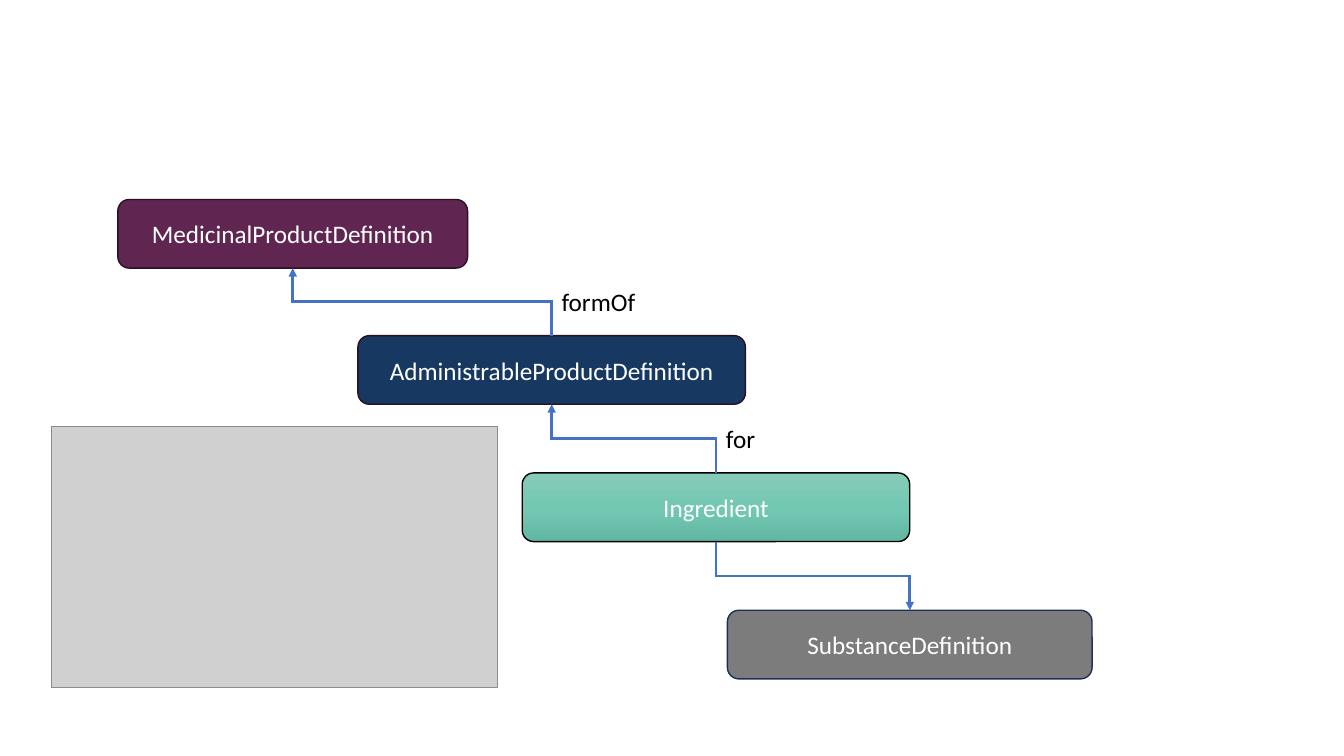
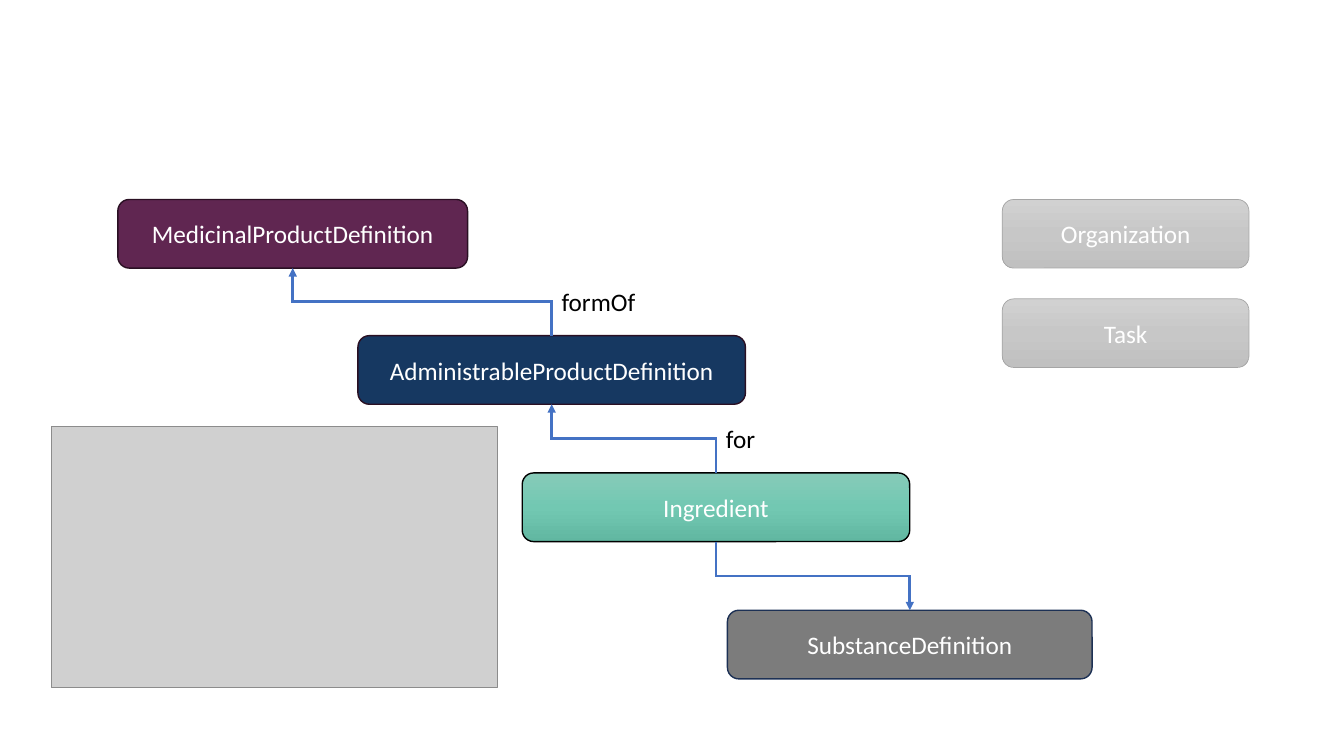
Before and after one commit to Uppsala-Monitoring-Centre/WHO-UMC-IDMP-Service, a slide deck: slide 1 of ImplementationGuideImages.pptx. Drawn at 1344x756 pixels with LibreOffice and Linux fonts; fonts in the diff are those of the drawing; grey boxes stand for pictures. Boxes give left, top, right and bottom in pixels: in the first picture for what was removed or moved away, otherwise in the second. Text is boxed around its words. In the diff, an @@ line names an element or a change of style, - is before the commit and + after.

```diff
--- a/ImplementationGuideImages.pptx
+++ b/ImplementationGuideImages.pptx
@@ rounded rectangle added at (x1=1002, y1=200, x2=1249, y2=268), fill gradient #D2D2D2 to #C8C8C8 to #C0C0C0, outline #A5A5A5 0.5 pt, 18 pt, text #FFFFFF @@
+Organization
@@ rounded rectangle added at (x1=1002, y1=298, x2=1249, y2=367), fill gradient #D2D2D2 to #C8C8C8 to #C0C0C0, outline #A5A5A5 0.5 pt, 18 pt, text #FFFFFF @@
+Task
```
Also in this commit, not shown: 1 other slide changed, 8 other files.
